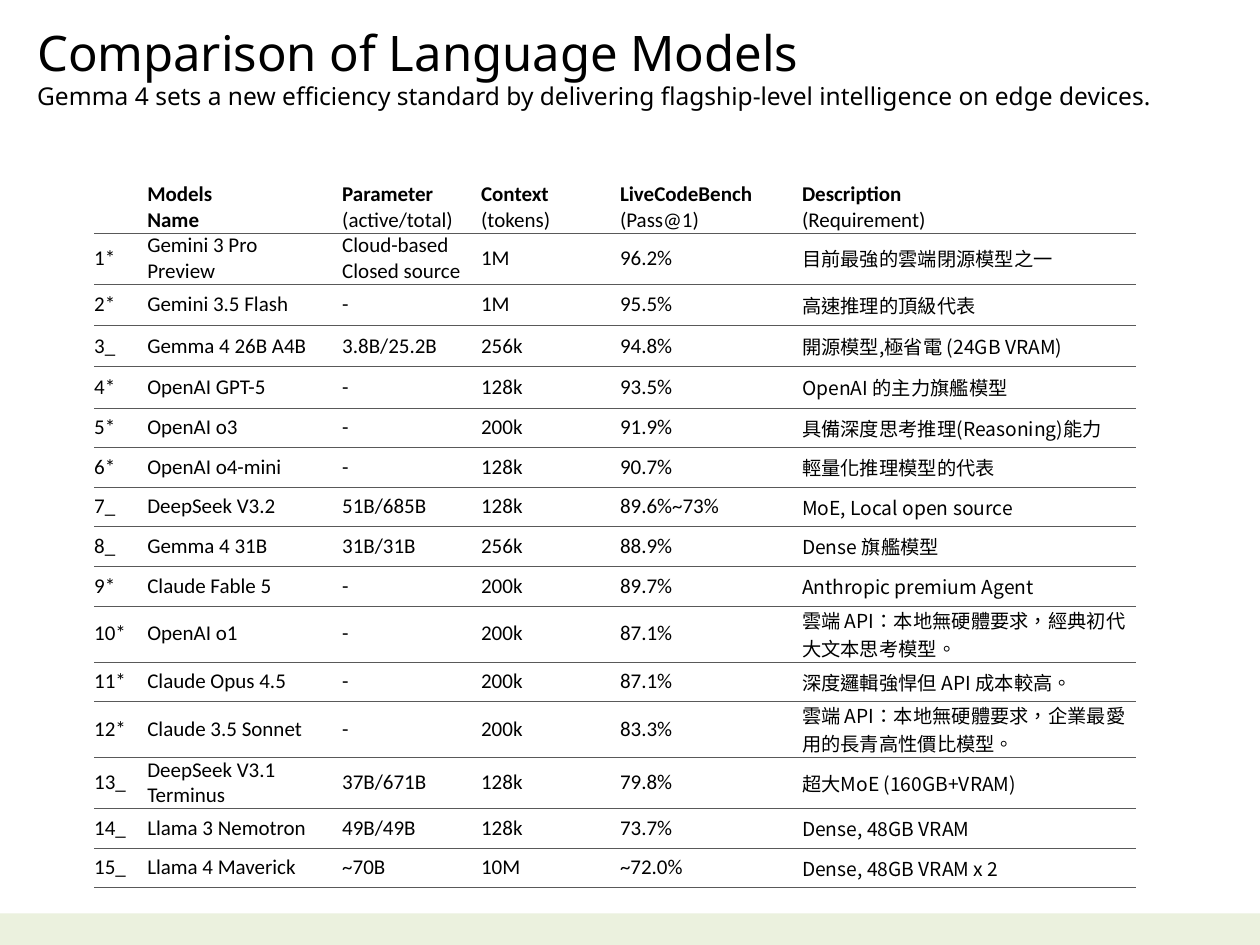
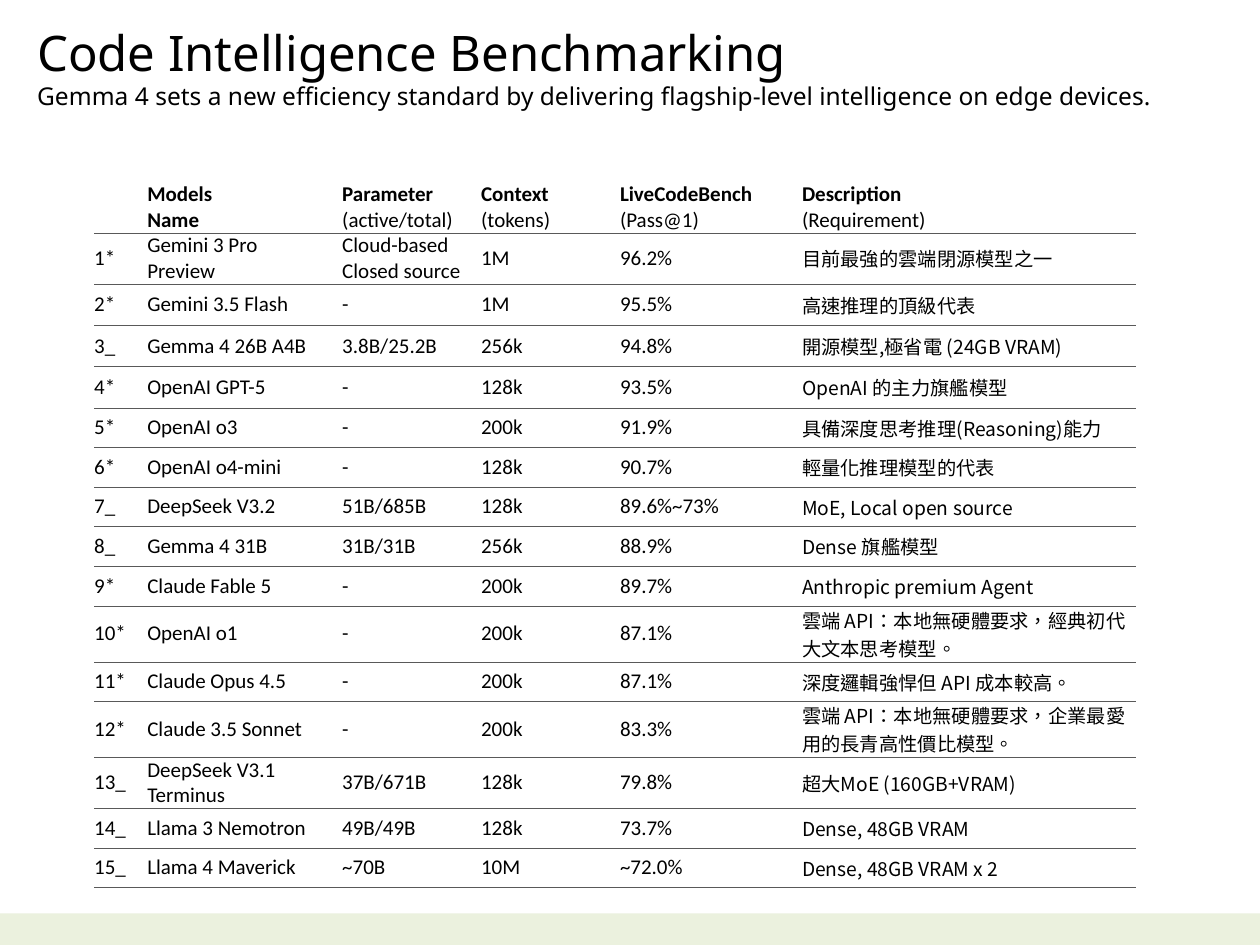
Before and after one commit to navibator/crazy-ai, a slide deck: slide 14 of ai-gemma.pptx (slide 17 before the commit). Drawn at 1260x945 pixels with LibreOffice and Linux fonts; fonts in the diff are those of the drawing. Boxes give left, top, right and bottom in pixels: in the first picture for what was removed or moved away, otherwise in the second. Text is boxed around its words. In the diff, an @@ line names an element or a change of style, - is before the commit and + after.

```diff
--- a/ai-gemma.pptx
+++ b/ai-gemma.pptx
@@ text at <box>37,33,786,83</box>: text changed @@
-Comparison of Language Models
+Code Intelligence Benchmarking
```
Also in this commit, not shown: 3 other slides changed, 2 slides removed, 1 other file.
